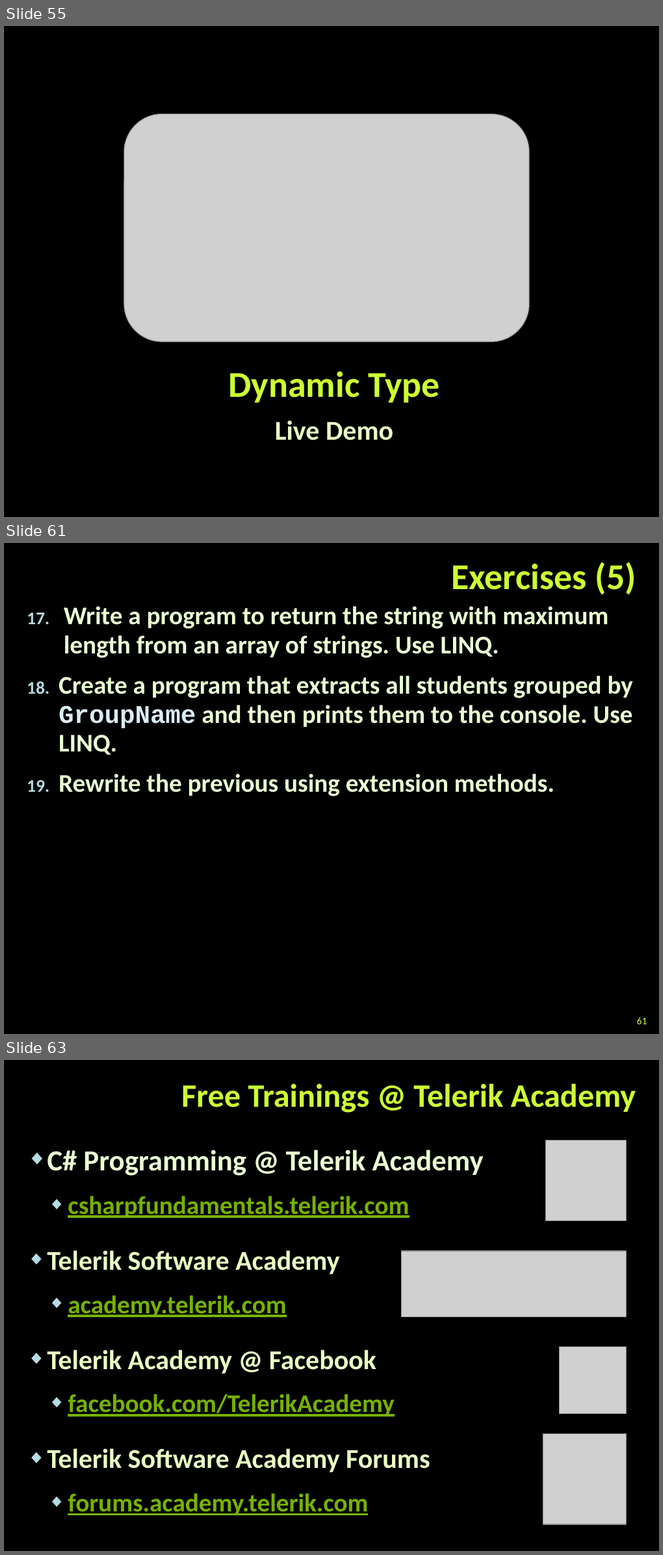
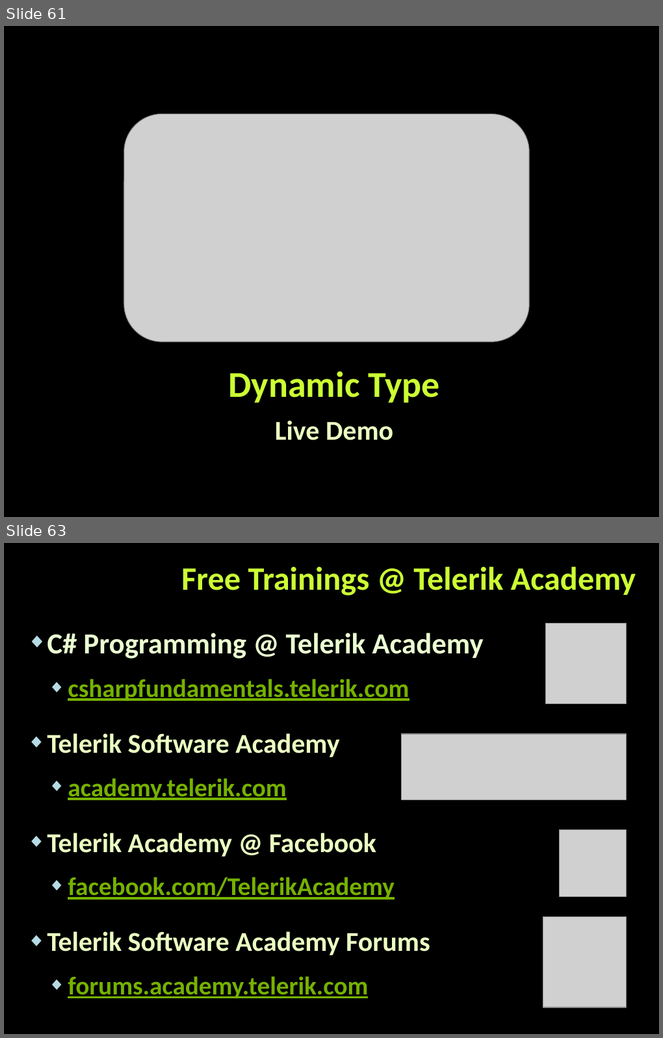
Before and after one commit to tddold/Telerik-Academy, a slide deck: Programming with C#/3. C# OOP/Presentations/Extension-Methods-Delegates-Lambda-LINQ.pptx. Shown one above the other, each under a label of ours: slides 55, 61 and 63 before the commit, slides 61 and 63 after it; the slides between them are not shown. The pictures are 663x1555 and 663x1038 pixels, drawn with LibreOffice and Linux fonts; fonts in the diff are those of the drawing; grey boxes stand for pictures; background and template pictures are left out. Boxes give left, top, right and bottom in pixels: in the first picture for what was removed or moved away, otherwise in the second. Text is boxed around its words. In the diff, an @@ line names an element or a change of style, - is before the commit and + after.

```diff
--- a/Programming with C#/3. C# OOP/Presentations/Extension-Methods-Delegates-Lambda-LINQ.pptx
+++ b/Programming with C#/3. C# OOP/Presentations/Extension-Methods-Delegates-Lambda-LINQ.pptx
@@ slide 61 removed at bbox=[4, 543, 659, 1034], background picture (left out) @@
@@ title removed at bbox=[451, 562, 636, 595] @@
-Exercises (5)
@@ text removed at bbox=[59, 606, 633, 797] @@
-17. Write a program to return the string with maximum length from an array of strings. Use LINQ.
-18. Create a program that extracts all students grouped by GroupName and then prints them to the console. Use LINQ.
-19. Rewrite the previous using extension methods.
@@ page number removed at bbox=[637, 1017, 648, 1025] @@
-61
@@ what was slide 55 is now slide 61 @@
```
Also in this commit, not shown: 13 slides changed, 6 slides added, 5 other slides removed, 12 other files.
